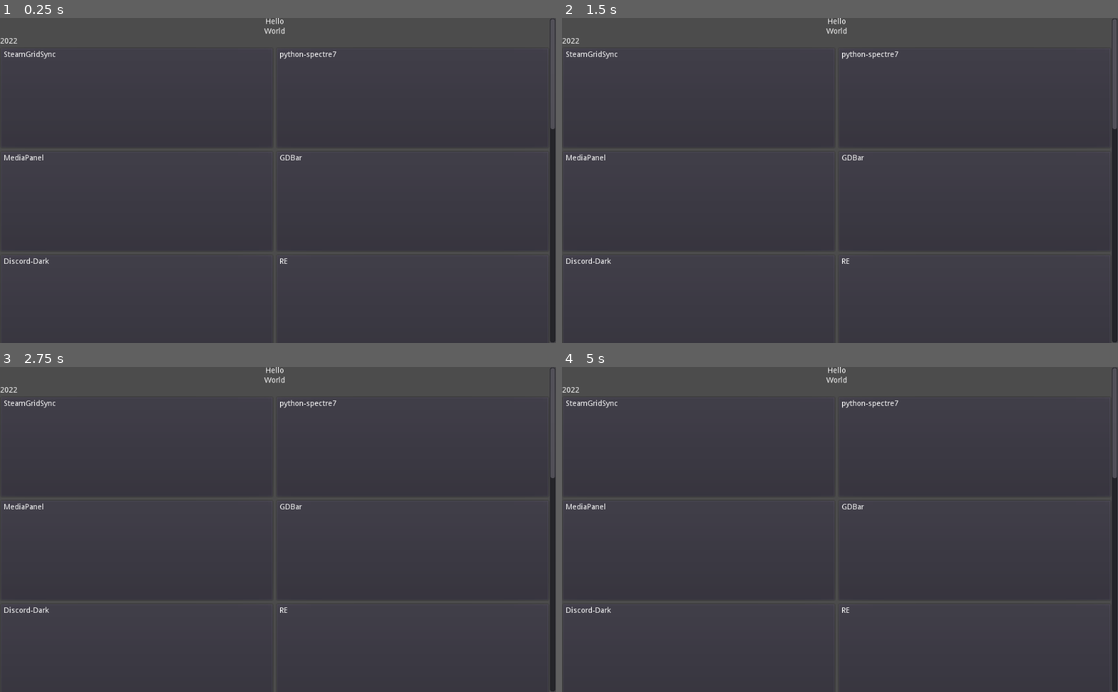
Above: before the commit, frames 1-4 (two rows, left to right).
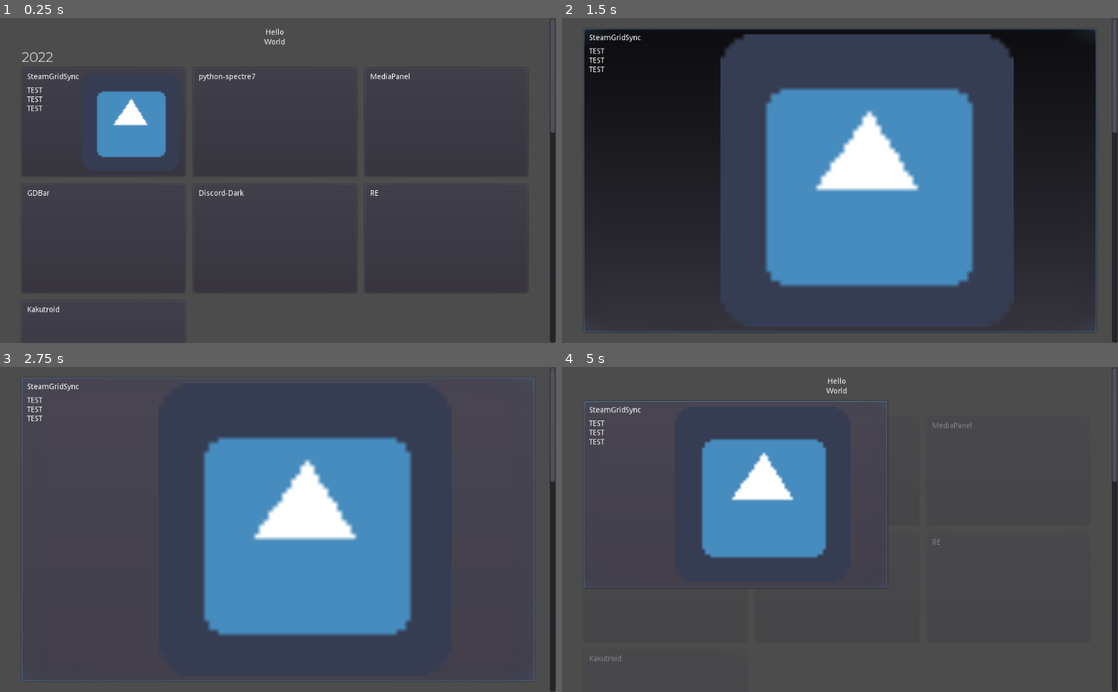
Above: after the commit, the same moments.

Repository: spectreseven1138/portfolio
Game: Godot game, scene res://src/Main.tscn
The game is run twice, just before and just after one commit, with the same random seed, the same clock (stepped at 60 frames per second) and the same inputs. The engine's default icon, where the game draws it, is replaced by a stand-in: a white triangle on a blue panel in a dark square.
Inputs (mouse positions are in pixels of both pictures, inside the frame that each line leads up to):
- Up to frame 1 (0.25 s): no input
- Up to frame 2 (1.5 s): click (667, 122) at 0.52 s; tap Enter at 1.25 s; move the mouse to (962, 164) at 1.27 s; hold Up from 1.28 s (still down); click (962, 164) at 1.42 s
- Up to frame 3 (2.75 s): tap Space at 2 s; move the mouse to (166, 545) at 2.02 s; release Up at 2.03 s; hold Down from 2.03 s (still down); click (166, 545) at 2.17 s
- Up to frame 4 (5 s): tap Enter at 2.75, 4.25 s; move the mouse to (895, 458) at 2.77 s; release Down at 2.78 s; hold Up 2.78-4.28 s; click (895, 458) at 2.92 s; tap Space at 3.5 s; move the mouse to (812, 594) at 3.52 s; click (812, 594) at 3.67 s; move the mouse to (1006, 578) at 4.27 s; hold Down from 4.28 s (still down); click (1006, 578) at 4.42 s; tap Escape at 4.9 s

The runs differ from the first frame. In frame 1, 3.6% of the frame differs, in the area x 0-100%, y 0-91%; in frame 2, 48%, in the area x 0-100%, y 0-97%; in frame 3, 24%; in frame 4, 9.5%.

Commit message:
Initial Godot commit

Diff:
--- a/config.json
+++ b/config.json
@@ -3,7 +3,7 @@
 	"subtitle": "World",
 
 	"projects": [
-		{"name": "SteamGridSync", "year": 2022},
+		{"name": "SteamGridSync", "year": 2022, "desc": "TEST\nTEST\nTEST", "image": "icon.png"},
 		{"name": "python-spectre7", "year": 2022},
 		{"name": "MediaPanel", "year": 2022},
 		{"name": "GDBar", "year": 2022},
--- a/project.godot
+++ b/project.godot
@@ -9,13 +9,19 @@
 config_version=4
 
 _global_script_classes=[ {
-"base": "PanelContainer",
+"base": "Control",
 "class": "ProjectPreview",
 "language": "GDScript",
 "path": "res://src/ProjectPreview.gd"
+}, {
+"base": "GridContainer",
+"class": "ResponsiveGridContainer",
+"language": "GDScript",
+"path": "res://src/nodes/ResponsiveGridContainer.gd"
 } ]
 _global_script_class_icons={
-"ProjectPreview": ""
+"ProjectPreview": "",
+"ResponsiveGridContainer": ""
 }
 
 [application]
@@ -24,6 +30,11 @@
 run/main_scene="res://src/Main.tscn"
 run/low_processor_mode=true
 config/icon="res://icon.png"
+
+[debug]
+
+gdscript/warnings/narrowing_conversion=false
+gdscript/warnings/return_value_discarded=false
 
 [display]
 
--- a/src/Main.gd
+++ b/src/Main.gd
@@ -2,17 +2,64 @@
 
 const CONFIG_PATH = "res://config.json"
 const PROJECT_PREVIEW: PackedScene = preload("res://src/ProjectPreview.tscn")
+const SCROLL_INCREMENT: float = 100.0
 
-onready var project_container: VBoxContainer = $VBoxContainer/ProjectContainer
+const PROJECT_GRID_SEPARATION: float = 15.0
+const PROJECT_GRID_COLUMNS: int = 3
+const MARGIN_H: float = 40.0
+const MARGIN_V: float = 20.0
+
+onready var project_container: VBoxContainer = $MarginContainer/VBoxContainer/ProjectContainer
+onready var title_label: Label = $MarginContainer/VBoxContainer/TitleLabel
+onready var subtitle_label: Label = $MarginContainer/VBoxContainer/SubtitleLabel
+onready var project_fade_tween: Tween = $ProjectFadeTween
+onready var expanded_element_container: Container = $CanvasLayer/MarginContainer
 
 var config: Dictionary = {}
+var scroll_target: float = 0.0
+
+var expanded_project: ProjectPreview = null
 
 func _ready():
 	var error: int = loadConfig()
 	if error != OK:
 		get_tree().quit(error)
 
+	get_v_scrollbar().connect("scrolling", self, "vScrolling")
+
+	for property in ["custom_constants/margin_right", "custom_constants/margin_left"]:
+		$MarginContainer.set(property, MARGIN_H)
+		expanded_element_container.set(property, MARGIN_H)
+	for property in ["custom_constants/margin_top", "custom_constants/margin_bottom"]:
+		$MarginContainer.set(property, MARGIN_V)
+		expanded_element_container.set(property, MARGIN_V)
+
 	prepareScene()
+
+func _process(delta: float):
+	scroll_vertical = lerp(scroll_vertical, scroll_target, delta * 10.0)
+
+func _input(event: InputEvent):
+
+	if event is InputEventKey and event.pressed:
+		match event.scancode:
+			KEY_F11:
+				OS.window_fullscreen = !OS.window_fullscreen
+				return
+			KEY_UP:
+				if expanded_project == null:
+					scroll_target = clamp(scroll_target - SCROLL_INCREMENT, 0, $MarginContainer/VBoxContainer.rect_size.y - rect_size.y)
+			KEY_DOWN:
+				if expanded_project == null:
+					scroll_target = clamp(scroll_target + SCROLL_INCREMENT, 0, $MarginContainer/VBoxContainer.rect_size.y - rect_size.y)
+
+	elif event is InputEventMouseButton and event.pressed and expanded_project == null:
+		if event.button_index == BUTTON_WHEEL_UP:
+			scroll_target = clamp(scroll_target - SCROLL_INCREMENT, 0, $MarginContainer/VBoxContainer.rect_size.y - rect_size.y)
+			get_tree().set_input_as_handled()
+		elif event.button_index == BUTTON_WHEEL_DOWN:
+			scroll_target = clamp(scroll_target + SCROLL_INCREMENT, 0, $MarginContainer/VBoxContainer.rect_size.y - rect_size.y)
+			get_tree().set_input_as_handled()
 
 func loadConfig() -> int:
 
@@ -35,15 +82,24 @@
 func prepareScene():
 
 	if config["title"] != null:
-		$VBoxContainer/TitleLabel.text = config["title"]
+		title_label.text = config["title"]
+		title_label.visible = true
+	else:
+		title_label.visible = false
 
 	if config["subtitle"] != null:
-		$VBoxContainer/SubtitleLabel.text = config["subtitle"]
+		subtitle_label.text = config["subtitle"]
+		title_label.visible = true
+	else:
+		title_label.visible = false
 
 	for node in project_container.get_children():
+		disconnect("resized", node, "updateColumnCount")
 		node.queue_free()
 
 	if config["projects"] != null:
+
+		var years: Dictionary = {}
 
 		for project_data in config["projects"]:
 
@@ -53,38 +109,84 @@
 			else:
 				year = project_data["year"]
 
-			var year_node: Control = null
-			for node in project_container.get_children():
-				if node.name == str(year):
-					year_node = node
-					break
+			var year_node: Control
 
-			if year_node == null:
+			if year in years:
+				year_node = years[year]
+			else:
 				year_node = VBoxContainer.new()
 				year_node.size_flags_horizontal = Control.SIZE_EXPAND_FILL
 				year_node.size_flags_vertical = Control.SIZE_EXPAND_FILL
 
-				var label: Label = Label.new()
-				label.text = str(year) if year > 0 else "Unknown"
-				year_node.add_child(label)
+				var year_label: Label = Label.new()
+				year_label.text = str(year) if year > 0 else "Unknown"
 
-				var project_grid: GridContainer = GridContainer.new()
-				project_grid.columns = 2
+				var font: DynamicFont = DynamicFont.new()
+				font.size = 25
+				font.font_data = preload("res://fonts/Montserrat-Light.ttf")
+				year_label.set("custom_fonts/font", font)
+
+				year_node.add_child(year_label)
+
+				var project_grid: ResponsiveGridContainer = ResponsiveGridContainer.new(funcref(self, "getMainViewWidth"))
+				connect("resized", project_grid, "updateColumnCount")
+
+				for property in ["custom_constants/hseparation", "custom_constants/vseparation"]:
+					project_grid.set(property, PROJECT_GRID_SEPARATION)
+				project_grid.auto_update_interval = 1 if OS.get_name() == "HTML5" else 0
+				project_grid.max_columns = PROJECT_GRID_COLUMNS
+				project_grid.columns = PROJECT_GRID_COLUMNS
 				project_grid.size_flags_horizontal = Control.SIZE_EXPAND_FILL
 				project_grid.size_flags_vertical = Control.SIZE_EXPAND_FILL
 				year_node.add_child(project_grid)
 
-				project_container.add_child(year_node)
+				years[year] = year_node
 				year_node.name = str(year)
 
 			var project: ProjectPreview = PROJECT_PREVIEW.instance()
-			project.init(project_data)
+			project.init(project_data, $CanvasLayer/MarginContainer)
+
+			project.connect("EXPAND_REQUESTED", self, "onProjectExpandRequested", [project])
+			project.connect("CONTRACT_START", self, "onProjectContracting", [project, false])
+			project.connect("CONTRACT_FINISH", self, "onProjectContracting", [project, true])
 
 			year_node.get_child(1).add_child(project)
 
-func _input(event: InputEvent):
-	if event is InputEventKey and event.pressed and event.scancode == KEY_F11:
-		OS.window_fullscreen = !OS.window_fullscreen
+		var years_sorted: Array = years.keys()
+		years_sorted.sort()
+		years_sorted.invert()
+		for year in years_sorted:
+			project_container.add_child(years[year])
 
-func _process(delta: float):
-	pass
+func onProjectExpandRequested(project: ProjectPreview):
+	if expanded_project != null:
+		return
+
+	expanded_project = project
+	expanded_project.expandProject()
+
+	mouse_filter = Control.MOUSE_FILTER_IGNORE
+	get_v_scrollbar().mouse_filter = Control.MOUSE_FILTER_IGNORE
+
+	setProjectsVisible(false)
+
+func onProjectContracting(project: ProjectPreview, finished: bool):
+	if project == expanded_project:
+		setProjectsVisible(true)
+		expanded_project = null
+		mouse_filter = Control.MOUSE_FILTER_PASS
+		get_v_scrollbar().mouse_filter = Control.MOUSE_FILTER_STOP
+
+func setProjectsVisible(value: bool):
+	if (project_container.modulate.a == 1.0 and value) or (project_container.modulate.a == 0.0 and not value):
+		return
+
+	project_fade_tween.stop_all()
+	project_fade_tween.interpolate_property(project_container, "modulate:a", project_container.modulate.a, float(value), 0.25)
+	project_fade_tween.start()
+
+func getMainViewWidth() -> float:
+	return OS.window_size.x - (MARGIN_H * 2.0)
+
+func vScrolling():
+	scroll_target = scroll_vertical
--- a/src/Main.tscn
+++ b/src/Main.tscn
@@ -5,33 +5,56 @@
 [node name="Main" type="ScrollContainer"]
 anchor_right = 1.0
 anchor_bottom = 1.0
+follow_focus = true
 scroll_horizontal_enabled = false
 script = ExtResource( 1 )
 
-[node name="VBoxContainer" type="VBoxContainer" parent="."]
+[node name="CanvasLayer" type="CanvasLayer" parent="."]
+
+[node name="MarginContainer" type="MarginContainer" parent="CanvasLayer"]
+anchor_right = 1.0
+anchor_bottom = 1.0
+mouse_filter = 2
+
+[node name="MarginContainer" type="MarginContainer" parent="."]
 margin_right = 1024.0
 margin_bottom = 600.0
 size_flags_horizontal = 3
 size_flags_vertical = 3
+custom_constants/margin_right = 20
+custom_constants/margin_top = 20
+custom_constants/margin_left = 20
+custom_constants/margin_bottom = 20
 
-[node name="TitleLabel" type="Label" parent="VBoxContainer"]
-margin_right = 1024.0
+[node name="VBoxContainer" type="VBoxContainer" parent="MarginContainer"]
+margin_left = 20.0
+margin_top = 20.0
+margin_right = 1004.0
+margin_bottom = 580.0
+size_flags_horizontal = 3
+size_flags_vertical = 3
+
+[node name="TitleLabel" type="Label" parent="MarginContainer/VBoxContainer"]
+margin_right = 984.0
 margin_bottom = 14.0
 text = "TITLE"
 align = 1
 valign = 1
 
-[node name="SubtitleLabel" type="Label" parent="VBoxContainer"]
+[node name="SubtitleLabel" type="Label" parent="MarginContainer/VBoxContainer"]
 margin_top = 18.0
-margin_right = 1024.0
+margin_right = 984.0
 margin_bottom = 32.0
 text = "TITLE"
 align = 1
 valign = 1
 
-[node name="ProjectContainer" type="VBoxContainer" parent="VBoxContainer"]
+[node name="ProjectContainer" type="VBoxContainer" parent="MarginContainer/VBoxContainer"]
 margin_top = 36.0
-margin_right = 1024.0
-margin_bottom = 600.0
+margin_right = 984.0
+margin_bottom = 560.0
 size_flags_horizontal = 3
 size_flags_vertical = 3
+custom_constants/separation = 50
+
+[node name="ProjectFadeTween" type="Tween" parent="."]
--- a/src/ProjectPreview.gd
+++ b/src/ProjectPreview.gd
@@ -1,18 +1,101 @@
-extends PanelContainer
+extends Control
 class_name ProjectPreview
 
-const OPTIONAL_KEYS = ["name", "image"]
+signal EXPAND_REQUESTED
+signal CONTRACT_START
+signal CONTRACT_FINISH
 
-func init(data: Dictionary):
+const OPTIONAL_KEYS = ["name", "desc", "image"]
+
+var main_element_container: Control
+var expanded_project: Control = null
+var contracting: bool = false
+
+func init(data: Dictionary, _main_element_container: Control):
+
+	main_element_container = _main_element_container
 
 	for key in OPTIONAL_KEYS:
 		if not key in data:
 			data[key] = null
 
 	if data["name"] != null:
-		$HBoxContainer/InfoColumn/TitleLabel.text = data["name"]
+		$MarginContainer/HBoxContainer/InfoColumn/TitleLabel.text = data["name"]
+	else:
+		$MarginContainer/HBoxContainer/InfoColumn/TitleLabel.queue_free()
+
+	if data["desc"] != null:
+		$MarginContainer/HBoxContainer/InfoColumn/DescLabel.text = data["desc"]
+	else:
+		$MarginContainer/HBoxContainer/InfoColumn/DescLabel.queue_free()
 
 	if data["image"] != null:
-		$HBoxContainer/MainImage.texture = load("res://" + data["image"])
+		$MarginContainer/HBoxContainer/MainImage.texture = load("res://" + data["image"])
 	else:
-		$HBoxContainer/MainImage.queue_free()
+		$MarginContainer/HBoxContainer/MainImage.queue_free()
+
+func _ready():
+	set_process(false)
+	set_process_input(false)
+
+func _input(event: InputEvent):
+	if event is InputEventKey and event.pressed and event.scancode == KEY_ESCAPE and expanded_project != null:
+		contractProject()
+		get_tree().set_input_as_handled()
+
+func onPressed():
+	emit_signal("EXPAND_REQUESTED")
+
+func _process(delta: float):
+	if expanded_project != null:
+
+		if contracting:
+
+			expanded_project.rect_size.x = lerp(expanded_project.rect_size.x, rect_size.x, delta * 10)
+			expanded_project.rect_size.y = lerp(expanded_project.rect_size.y, rect_size.y, delta * 10)
+			expanded_project.rect_global_position.x = lerp(expanded_project.rect_global_position.x, rect_global_position.x, delta * 10)
+			expanded_project.rect_global_position.y = lerp(expanded_project.rect_global_position.y, rect_global_position.y, delta * 10)
+
+			if abs(expanded_project.rect_size.x - rect_size.x) <= 1.0 and abs(expanded_project.rect_size.y - rect_size.y) <= 1.0:
+				expanded_project.queue_free()
+				expanded_project = null
+				contracting = false
+				set_process(false)
+				emit_signal("CONTRACT_FINISH")
+
+		else:
+			var margins: Rect2 = Rect2(
+				main_element_container.get("custom_constants/margin_left"), main_element_container.get("custom_constants/margin_top"),
+				main_element_container.get("custom_constants/margin_right"), main_element_container.get("custom_constants/margin_bottom")
+			)
+
+			margins.size = main_element_container.rect_size - margins.size - margins.position
+
+			expanded_project.rect_size.x = lerp(expanded_project.rect_size.x, margins.size.x, delta * 10)
+			expanded_project.rect_size.y = lerp(expanded_project.rect_size.y, margins.size.y, delta * 10)
+			expanded_project.rect_position.x = lerp(expanded_project.rect_position.x, margins.position.x, delta * 10)
+			expanded_project.rect_position.y = lerp(expanded_project.rect_position.y, margins.position.y, delta * 10)
+
+			if abs(expanded_project.rect_size.x - margins.size.x) <= 1.0 and abs(expanded_project.rect_size.y - margins.size.y) <= 1.0:
+				expanded_project.rect_size = margins.size
+
+				expanded_project.get_parent().remove_child(expanded_project)
+				main_element_container.add_child(expanded_project)
+
+				set_process(false)
+
+func expandProject():
+	expanded_project = duplicate(0)
+	expanded_project.mouse_filter = Control.MOUSE_FILTER_STOP
+#	expanded_project.disabled = true
+	get_tree().root.add_child(expanded_project)
+	expanded_project.rect_global_position = rect_global_position
+
+	set_process(true)
+	set_process_input(true)
+
+func contractProject():
+	assert(expanded_project != null)
+	contracting = true
+	set_process(true)
+	emit_signal("CONTRACT_START")
--- a/src/ProjectPreview.tscn
+++ b/src/ProjectPreview.tscn
@@ -3,40 +3,62 @@
 [ext_resource path="res://src/ProjectPreview.gd" type="Script" id=1]
 [ext_resource path="res://icon.png" type="Texture" id=2]
 
-[node name="ProjectPreview" type="PanelContainer"]
+[node name="ProjectPreview" type="Button"]
 anchor_right = 1.0
 anchor_bottom = 1.0
-margin_right = -752.0
-margin_bottom = -413.0
-rect_min_size = Vector2( 272, 187 )
+margin_right = -507.0
+margin_bottom = -254.0
+rect_min_size = Vector2( 200, 200 )
+focus_mode = 0
 size_flags_horizontal = 3
 size_flags_vertical = 3
 script = ExtResource( 1 )
 
-[node name="HBoxContainer" type="HBoxContainer" parent="."]
-margin_left = 7.0
-margin_top = 7.0
-margin_right = 265.0
-margin_bottom = 180.0
+[node name="MarginContainer" type="MarginContainer" parent="."]
+anchor_right = 1.0
+anchor_bottom = 1.0
+mouse_filter = 2
+custom_constants/margin_right = 10
+custom_constants/margin_top = 10
+custom_constants/margin_left = 10
+custom_constants/margin_bottom = 10
+
+[node name="HBoxContainer" type="HBoxContainer" parent="MarginContainer"]
+margin_left = 10.0
+margin_top = 10.0
+margin_right = 507.0
+margin_bottom = 336.0
+mouse_filter = 2
 size_flags_horizontal = 3
 size_flags_vertical = 3
 
-[node name="InfoColumn" type="VBoxContainer" parent="HBoxContainer"]
-margin_right = 62.0
-margin_bottom = 173.0
+[node name="InfoColumn" type="VBoxContainer" parent="MarginContainer/HBoxContainer"]
+margin_right = 66.0
+margin_bottom = 326.0
+mouse_filter = 2
 size_flags_vertical = 3
+custom_constants/separation = 11
 
-[node name="TitleLabel" type="Label" parent="HBoxContainer/InfoColumn"]
-margin_right = 62.0
+[node name="TitleLabel" type="Label" parent="MarginContainer/HBoxContainer/InfoColumn"]
+margin_right = 66.0
 margin_bottom = 14.0
 text = "TitleLabel"
 
-[node name="MainImage" type="TextureRect" parent="HBoxContainer"]
-margin_left = 66.0
-margin_right = 258.0
-margin_bottom = 173.0
+[node name="DescLabel" type="Label" parent="MarginContainer/HBoxContainer/InfoColumn"]
+margin_top = 25.0
+margin_right = 66.0
+margin_bottom = 39.0
+text = "DescLabel"
+
+[node name="MainImage" type="TextureRect" parent="MarginContainer/HBoxContainer"]
+margin_left = 70.0
+margin_right = 497.0
+margin_bottom = 326.0
+mouse_filter = 2
 size_flags_horizontal = 3
 size_flags_vertical = 3
 texture = ExtResource( 2 )
 expand = true
 stretch_mode = 6
+
+[connection signal="pressed" from="." to="." method="onPressed"]
--- /dev/null
+++ b/src/nodes/ResponsiveGridContainer.gd
@@ -0,0 +1,69 @@
+tool
+extends GridContainer
+class_name ResponsiveGridContainer
+
+export var max_columns: int = 0 setget setMaxColumns
+export var auto_update_interval: float = 0 setget setAutoUpdateInterval
+
+var get_width: FuncRef
+var auto_update_timer: Timer = null
+
+func _init(get_width_function: FuncRef):
+	get_width = get_width_function
+
+func _notification(what: int):
+	if what == NOTIFICATION_SORT_CHILDREN:
+		updateColumnCount()
+
+func updateColumnCount():
+	columns = min(max_columns, getIdealColunmCount())
+
+func getIdealColunmCount() -> int:
+
+	var ret: int = 0
+	var total_width: float = 0.0
+	var max_width: float = get_width.call_func()
+
+	for child in get_children():
+
+		if not child is Control:
+			continue
+
+		total_width += child.rect_min_size.x
+		ret += 1
+
+		if total_width >= max_width:
+			break
+
+	return int(max(1, ret - 1))
+
+func setMaxColumns(value: int):
+	if max_columns == value:
+		return
+	max_columns = value
+	updateColumnCount()
+
+func setAutoUpdateInterval(value: float):
+	value = max(0.0, value)
+
+	if value == auto_update_interval:
+		return
+
+	auto_update_interval = value
+
+	if auto_update_interval == 0.0:
+		if auto_update_timer != null:
+			auto_update_timer.queue_free()
+			auto_update_timer = null
+	else:
+		if auto_update_timer == null:
+			auto_update_timer = Timer.new()
+			auto_update_timer.one_shot = false
+			auto_update_timer.connect("timeout", self, "updateColumnCount")
+			add_child(auto_update_timer)
+
+		if auto_update_timer.is_inside_tree():
+			auto_update_timer.start(auto_update_interval)
+		else:
+			auto_update_timer.autostart = true
+			auto_update_timer.wait_time = auto_update_interval
Binary file added: fonts/Montserrat-Light.ttf
Not shown, changed: .github/workflows/blank.yml
Not shown, changed: .gitignore
